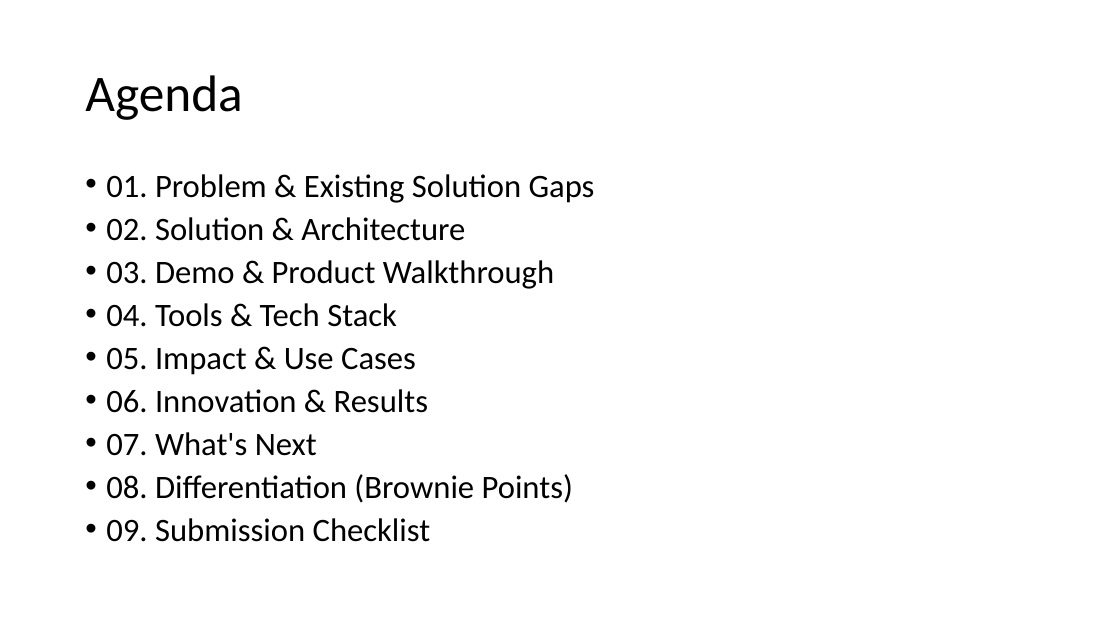
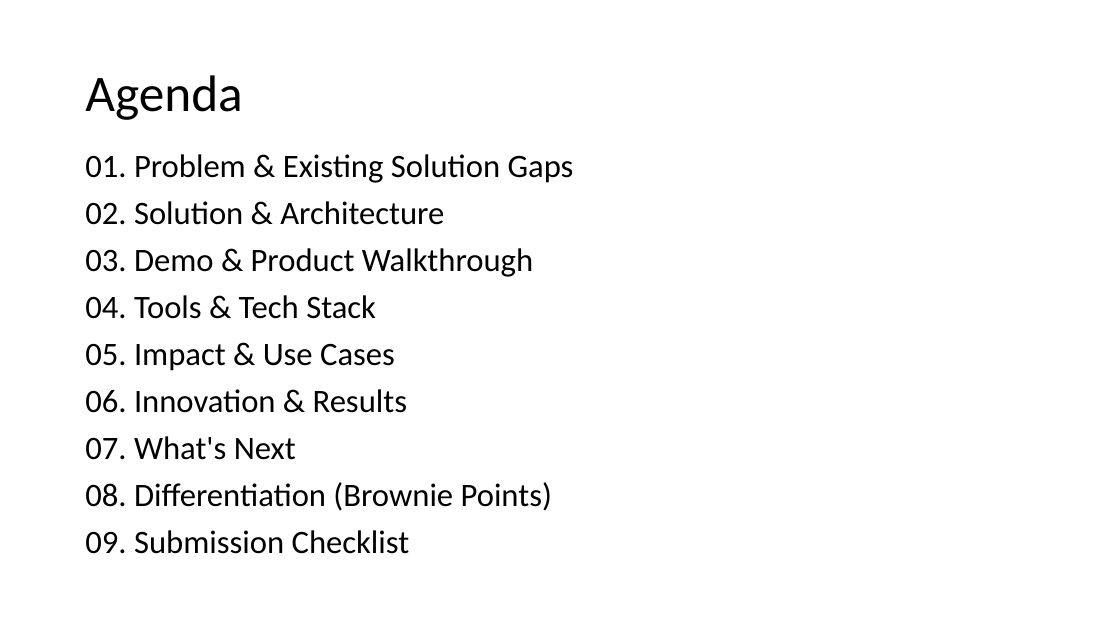
Before and after one commit to ADVENTH007/theme02-troubleshooting-engine, a slide deck: slide 2 of MSRIT_TWT_Submission.pptx. Drawn at 1120x630 pixels with LibreOffice and Linux fonts; fonts in the diff are those of the drawing. Boxes give left, top, right and bottom in pixels: in the first picture for what was removed or moved away, otherwise in the second. Text is boxed around its words. In the diff, an @@ line names an element or a change of style, - is before the commit and + after.

```diff
--- a/MSRIT_TWT_Submission.pptx
+++ b/MSRIT_TWT_Submission.pptx
@@ text "01. Problem & Existing Solution ...": place and size @@
-text "01. Problem & Existing Solution ..." at box(106, 174, 595, 542)
+text "01. Problem & Existing Solution ..." at box(85, 154, 574, 554)
@@ text "01. Problem & Existing Solution ..." at box(85, 154, 574, 554): bullet • to none; line spacing 0.8 to 0.9 @@
```
Also in this commit, not shown: 10 other slides changed, 1 slide added.
